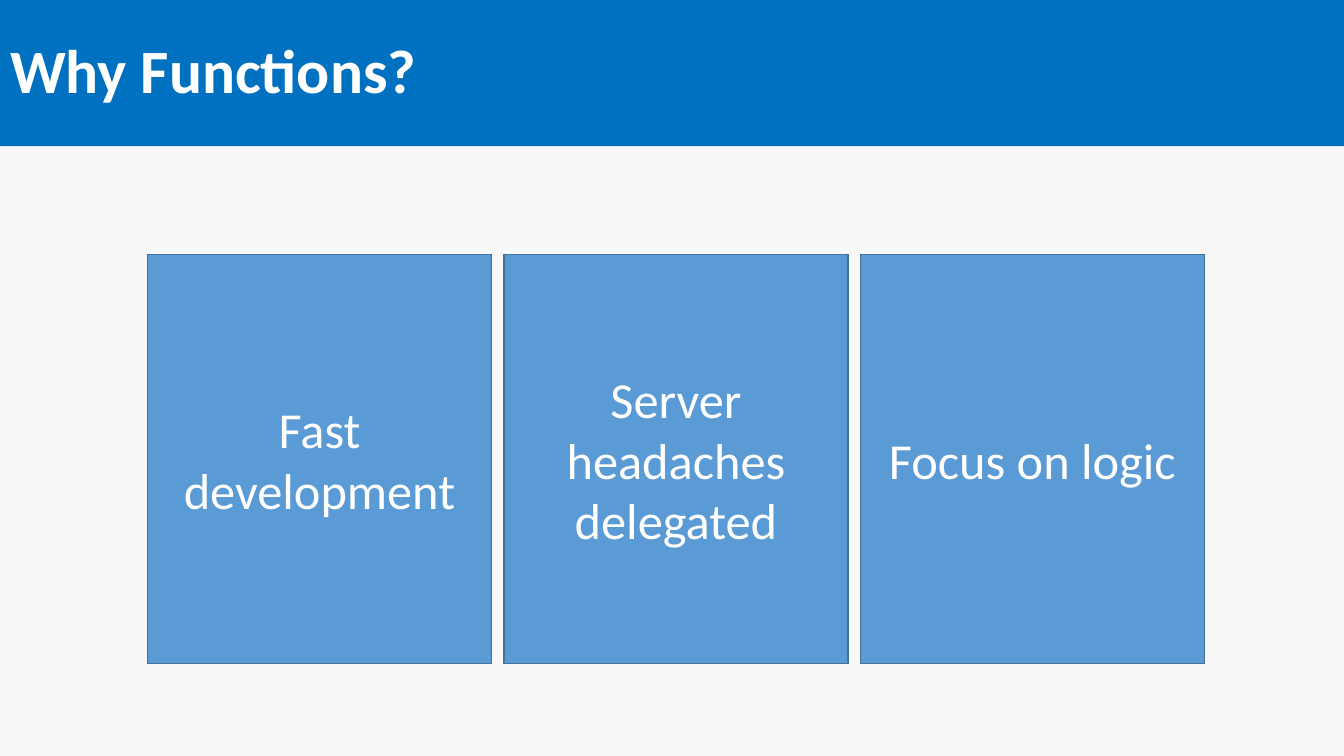
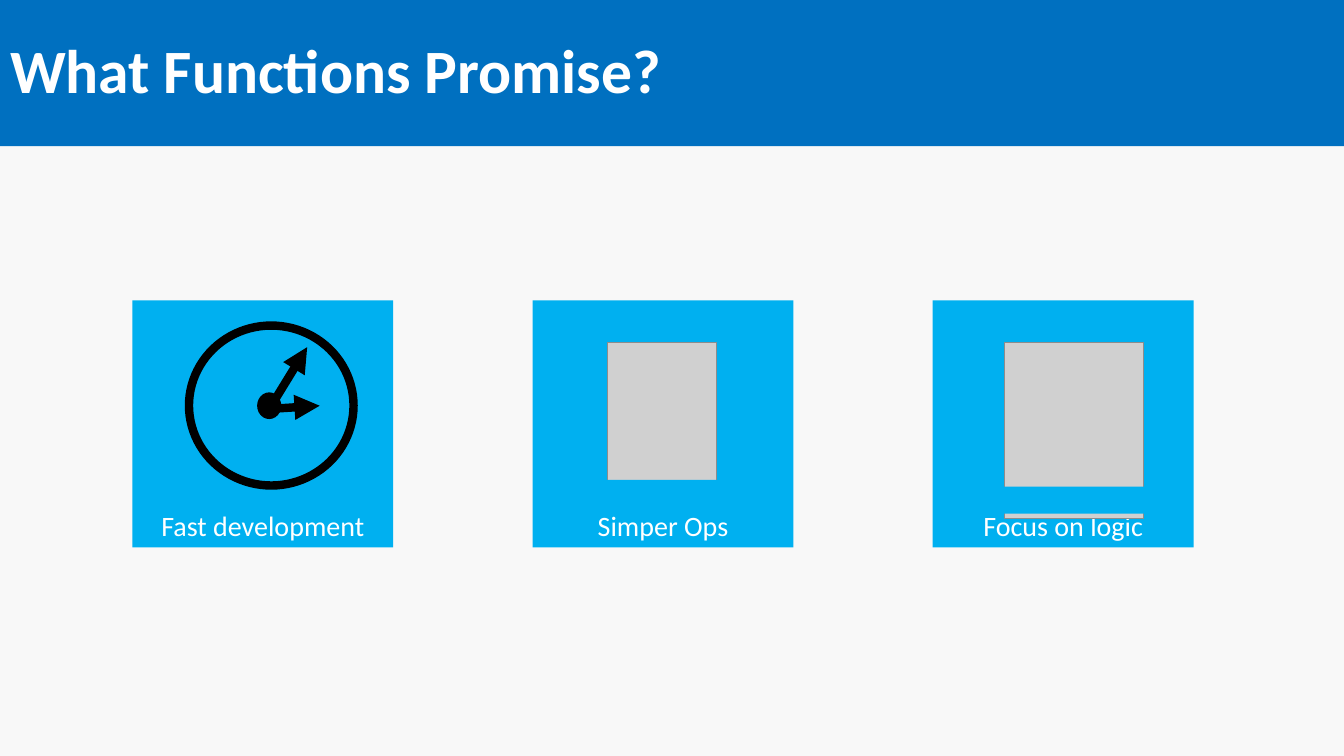
Before and after one commit to SeanFeldman/AzureFunctions-DotNet-YYC, a slide deck: slide 3 of AzureFunctions.pptx. Drawn at 1344x756 pixels with LibreOffice and Linux fonts; fonts in the diff are those of the drawing; grey boxes stand for pictures. Boxes give left, top, right and bottom in pixels: in the first picture for what was removed or moved away, otherwise in the second. Text is boxed around its words. In the diff, an @@ line names an element or a change of style, - is before the commit and + after.

Commit message:
Why/What slide added

```diff
--- a/AzureFunctions.pptx
+++ b/AzureFunctions.pptx
@@ title at (x1=10, y1=49, x2=661, y2=94): text changed @@
-Why Functions?
+What Functions Promise?
@@ rectangle removed at (x1=504, y1=255, x2=848, y2=664) @@
-Server headaches delegated
@@ rectangle "Fast development" at (x1=132, y1=300, x2=393, y2=547): size 36 to 20 pt; vertical alignment middle to bottom; fill #5B9BD5 to #00B0F0; outline #43739E 1 pt to none @@
@@ rectangle "Fast development" resized from (x1=147, y1=255, x2=491, y2=664) to (x1=132, y1=300, x2=393, y2=547) @@
@@ rectangle added at (x1=532, y1=300, x2=793, y2=547), fill #00B0F0, 20 pt, text #FFFFFF @@
+Simper Ops
@@ rectangle "Focus on logic" resized from (x1=861, y1=255, x2=1205, y2=664) to (x1=933, y1=300, x2=1194, y2=547) @@
@@ rectangle "Focus on logic" at (x1=933, y1=300, x2=1194, y2=547): size 36 to 20 pt; vertical alignment middle to bottom; fill #5B9BD5 to #00B0F0; outline #43739E 1 pt to none @@
@@ picture added at (x1=608, y1=343, x2=717, y2=500) @@
@@ picture added at (x1=1004, y1=343, x2=1143, y2=518) @@
@@ group added at (x1=189, y1=326, x2=353, y2=486): 2 ellipses, 2 arrows @@
@@ rectangle added at (x1=564, y1=480, x2=786, y2=507), fill #00B0F0 @@
@@ rectangle added at (x1=952, y1=487, x2=1175, y2=514), fill #00B0F0 @@
```
Also in this commit, not shown: 2 other slides changed.
